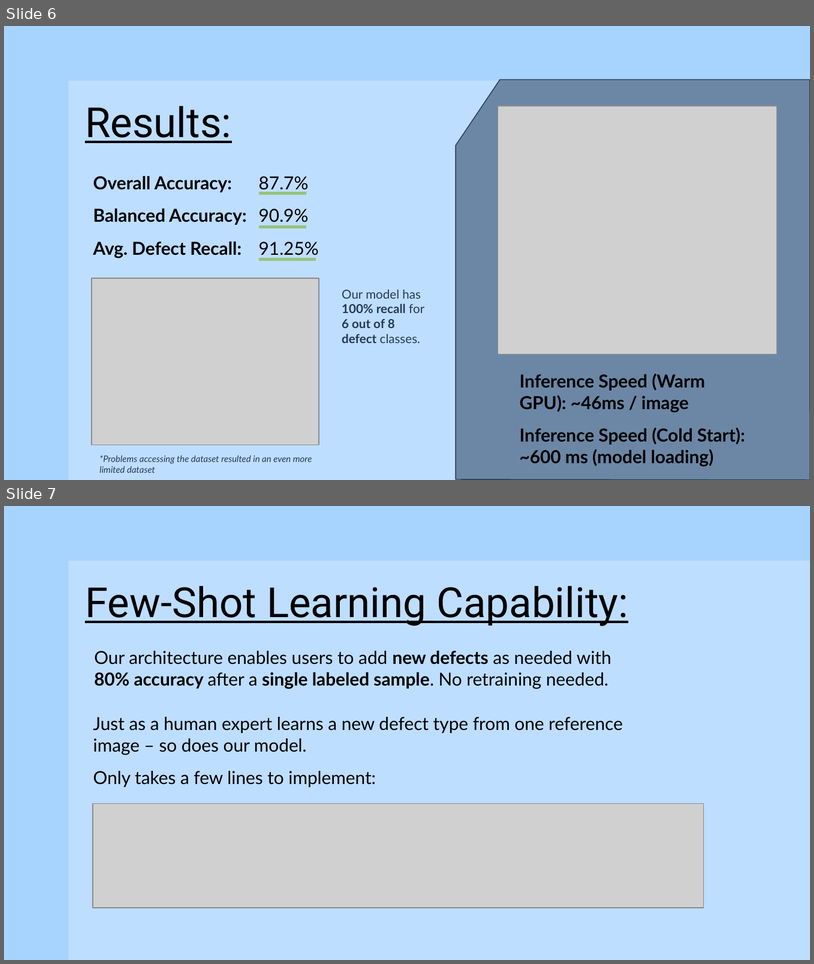
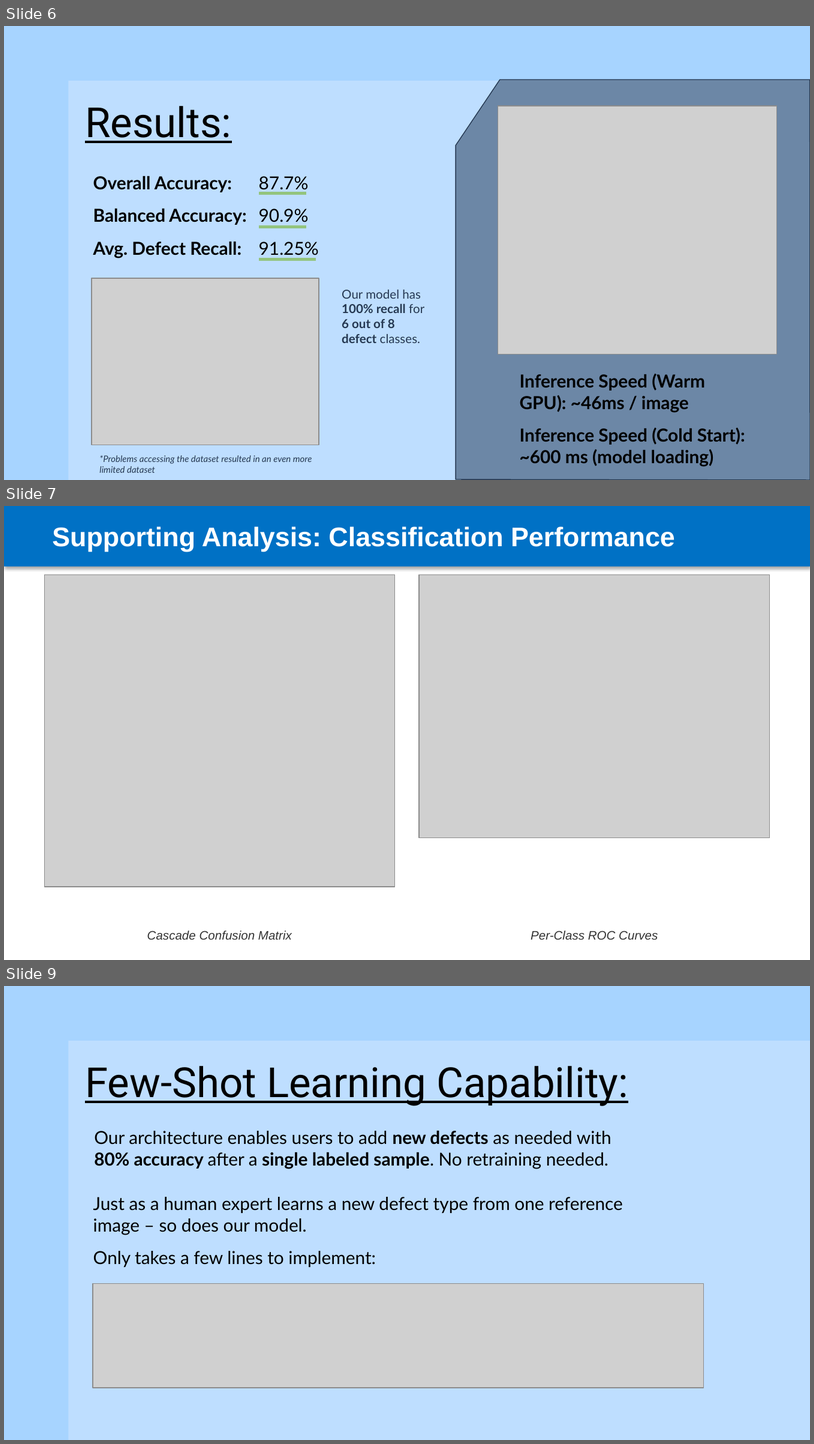
Before and after one commit to hitheshrai/Semiconductor-challenge, a slide deck: presentation/ProblemA_Photonator.pptx. Shown one above the other, each under a label of ours: slides 6 and 7 before the commit, slides 6, 7 and 9 after it; the slides between them are not shown. The pictures are 814x964 and 814x1444 pixels, drawn with LibreOffice and Linux fonts; fonts in the diff are those of the drawing; grey boxes stand for pictures. Boxes give left, top, right and bottom in pixels: in the first picture for what was removed or moved away, otherwise in the second. Text is boxed around its words. In the diff, an @@ line names an element or a change of style, - is before the commit and + after.

Commit message:
Update ProblemA_Photonator.pptx with analysis, feasibility, and impact slides

```diff
--- a/presentation/ProblemA_Photonator.pptx
+++ b/presentation/ProblemA_Photonator.pptx
@@ slide 7 added at [4,506,810,960], background #FFFFFF @@
@@ rectangle added at [4,506,810,567], fill #0071C5 @@
@@ text added at [52,526,675,552], 24 pt, text #FFFFFF, bold @@
+Supporting Analysis: Classification Performance
@@ picture added at [44,574,395,886] @@
@@ picture added at [419,574,770,837] @@
@@ text added at [147,930,292,939], 11 pt, text #333333, italic @@
+Cascade Confusion Matrix
@@ text added at [531,930,658,939], 11 pt, text #333333, italic @@
+Per-Class ROC Curves
@@ what was slide 7 is now slide 9 @@
```
Also in this commit, not shown: 3 other slides added.
